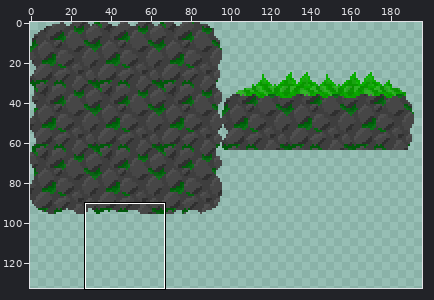
Sprite sheet, stored at res/textures/Tilemap.png. The picture above shows the old version from afar; the outline marks the close-up.
Close-up. As it was:
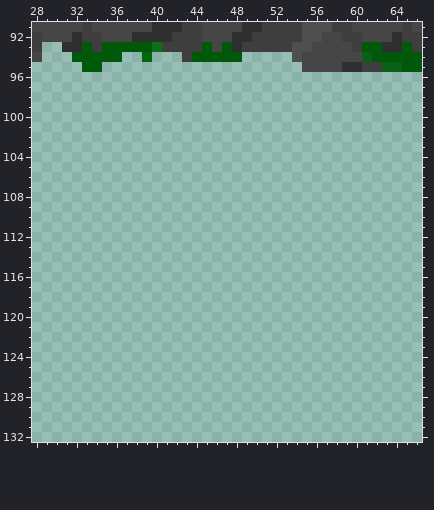
The file is 512x512 pixels. Colours within 5 levels of each other are drawn and written as one. Shown: x 28..66, y 91..132. The wide view leaves out empty margins.
And afterwards:
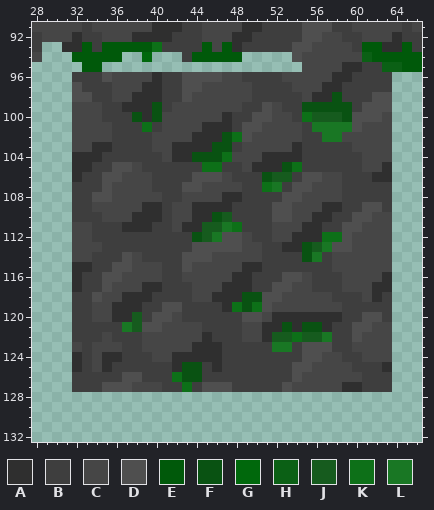
Palette (. is transparent): A #2f2f2f  B #3e3e3e  C #464646  D #4f4f4f  E #00590a  F #095212  G #00680c  H #0b6015  J #165b1e  K #0d7018  L #197724
Changes in this commit:
@@ x 28..66 @@
  95 .....EE....................CCCCAABBHHEE
- 96 .......................................
- 97 .......................................
- 98 .......................................
- 99 .......................................
-100 .......................................
-101 .......................................
-102 .......................................
-103 .......................................
-104 .......................................
-105 .......................................
-106 .......................................
-107 .......................................
-108 .......................................
-109 .......................................
-110 .......................................
-111 .......................................
-112 .......................................
-113 .......................................
-114 .......................................
-115 .......................................
-116 .......................................
-117 .......................................
-118 .......................................
-119 .......................................
-120 .......................................
-121 .......................................
-122 .......................................
-123 .......................................
-124 .......................................
-125 .......................................
-126 .......................................
-127 .......................................
+ 96 ....BBBDCCCCABBDDDDCCBBBBCCCCCAABBBB...
+ 97 ....DBBBCCCAABBDDCCCCCBBBBCCCAABBBBB...
+ 98 ....DDBBCCAAABBDCCCCCCBBBBBCAAFBBBDD...
+ 99 ....CCCBBAAAFBCCCCCCCBBDCBBFFFFFBDDD...
+100 ....CCCBBBFAFCCCCCCABBDDCCBKJJJFDDDC...
+101 ....CCCCBBBKBCCCCAAABDDCCCCBLLLLDCCC...
+102 ....CCCCBBBBCCCCAAAFKDCCCCCBBLLCCCCC...
+103 ....CCAABBBBCCAAAAFFBCCCCCABBBBBCCCC...
+104 ....AAABBBBBBCAAFFFKCCCAAAABBBBBBCCC...
+105 ....AABBDDCBBBBBBKKBBCAAAFKBBBBBBCCA...
+106 ....ABBDDCCCBBBBDDDCBBBFJJBDDCCBBBAA...
+107 ....BBBDCCCCBBBDDCCCCBBKLBDDCCCBBBBB...
+108 ....BBDDCCCCCBBCCCCAABBBBDDCCCCBBBBB...
+109 ....BBCCCCCAABCCAAAABBBBDDCCCAABBDDB...
+110 ....BBBCCCAAABCCAAFJBBBBDDCCAABBDDCC...
+111 ....CCBBBAAABBCAAJJLKBBBCCCAABBDDCCC...
+112 ....CCBBBBBBBBBBFJLDDCBBCCAAAKKDCCCC...
+113 ....CCCBBBBBBBBBDDDDDCCBBAAFJLDDCCCC...
+114 ....CCBBBDCBBBBDDDCCCCCBBBBFLBCCCCCC...
+115 ....AABBDDCCCBBDCCCCCAABBBBBBBCCCCCC...
+116 ....ABBDDCCCCBBCCCCCAABBBDDCBBBCCCCA...
+117 ....ABBDCCCAABBBCCCAAABBDDCCBBBCCCAA...
+118 ....BBDCCAAABBBBCCAAAFFDDCCCCCBBBCAB...
+119 ....BBCCAAABBDDBBBBAKFKDCCCCCCCBBBBB...
+120 ....BBCCAAJBDDCBBBBBBDDCAAAAAAABBDDB...
+121 ....BBBBBLJDDCCCCBBBBCCAAFAFFABBDDCC...
+122 ....BBBCBBBCCCCCCABBBCCAJJKJJLBBDCCC...
+123 ....CBCCCBBCCCCCAAABBBBBLLBDDDBBCCCC...
+124 ....ABCAABBBCCAAAAABBBBBBBBDDCCBBCCC...
+125 ....ABCABBBBBBAFFBABBBBBBBDDCCCCBBBA...
+126 ....BBBBBDDBBBKFFBBBBBBBBBDCCCCCCBBB...
+127 ....BBBDDDCCCBBKBDDDBBBBBDCCCCCAABBB...
 128 .......................................
